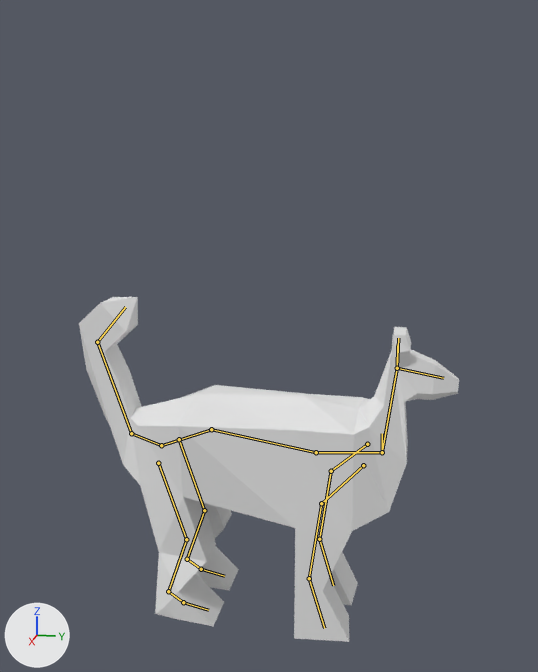
One commit to the Blender file Animations/Assets/Models/Dog/Dog.blend: the scene before it, then after it.
The view is the same before and after, from a camera (50 mm lens) standing at (12.8, 2.92, 5.58) and looking at (-0.63, 0.23, 2.22). Lighting does not change. The marker at lower left points along +X, +Y and +Z. The bones that bend it are drawn over the model as lines.
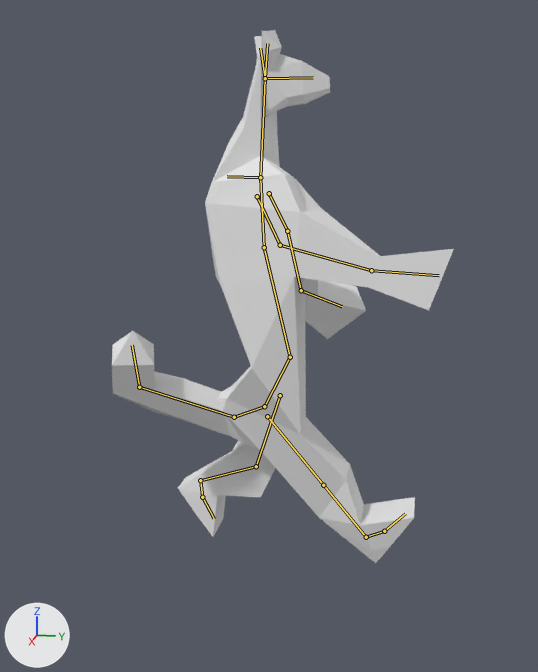
The newer file adds an action. The first version stands in its rest pose; the second is drawn at frame 21 of the action 'WalkBIpedal'.

What the commit changed:
Bone 'Base' (bone_base) turns from (0, 0, 0) to (90, 0, 0) degrees about its own x, y and z.
Bone 'Stomach' (bone_stomach) turns from (0, 0, 0) to (22, 0, 0) degrees about its own x, y and z.
Bone 'Chest' (bone_chest) turns from (0, 0, 0) to (-24, 0, 0) degrees about its own x, y and z.
Bone 'Neck' (bone_neck) turns from (0, 0, 0) to (-85, 4, -23) degrees about its own x, y and z.
Bone 'Head' (bone_head) turns from (0, 0, 0) to (3, 1, -20) degrees about its own x, y and z.
Bone 'Collar.l' (bone_collar_l) turns from (0, 0, 0) to (-44, -38, 11) degrees about its own x, y and z.
Bone 'Collar.r' (bone_collar_r) turns from (0, 0, 0) to (20, 22, -3) degrees about its own x, y and z.
Bone 'Pelvis' (bone_pelvis) turns from (0, 0, 0) to (-48, 0, 0) degrees about its own x, y and z.
Bone 'TailMid' (bone_tailmid) turns from (0, 0, 0) to (2, -9, -28) degrees about its own x, y and z.
Bone 'ik-Arm.r' (bone_ik_arm_r) moves from (0.0, 0.0, 0.0) to (0.36, -5.67, 3.95).
Bone 'ik-Arm.r' (bone_ik_arm_r) turns from (0, 0, 0) to (90, 0, 0) degrees about its own x, y and z.
Bone 'ik-leg.l' (bone_ik_leg_l) moves from (0.0, 0.0, 0.0) to (0.0, -1.81, -0.25).
Bone 'ik-leg.l' (bone_ik_leg_l) turns from (0, 0, 0) to (-62, 0, 0) degrees about its own x, y and z.
Bone 'ik-leg.r' (bone_ik_leg_r) moves from (0.0, 0.0, 0.0) to (0.0, -2.25, 3.73).
Bone 'ik-leg.r' (bone_ik_leg_r) turns from (0, 0, 0) to (3, 0, 0) degrees about its own x, y and z.
Bone 'ik-Arm.l' (bone_ik_arm_l) moves from (0.0, 0.0, 0.0) to (-1.81, -5.12, 1.77).
Bone 'ik-Arm.l' (bone_ik_arm_l) turns from (0, 0, 0) to (90, 0, 0) degrees about its own x, y and z.

Location of each change, (x1, y1, x2, y2) in pixels of the pictures (538 x 672 px):
'Cube', posed (10% narrower, 54% taller): before (79, 297, 459, 642); after (112, 30, 454, 563)
bone 'Stomach', root to tip: before (211, 429) to (316, 452); after (290, 357) to (264, 247)
bone 'Chest', root to tip: before (316, 452) to (382, 452); after (264, 247) to (260, 177)
bone 'Neck', root to tip: before (382, 452) to (397, 368); after (260, 177) to (265, 78)
bone 'Head', root to tip: before (397, 368) to (443, 378); after (265, 78) to (313, 77)
bone 'Collar.l', root to tip: before (367, 444) to (331, 471); after (269, 193) to (287, 231)
bone 'Collar.r', root to tip: before (363, 465) to (321, 503); after (257, 196) to (280, 245)
bone 'Pelvis', root to tip: before (211, 429) to (161, 445); after (290, 357) to (264, 406)
bone 'TailMid', root to tip: before (131, 433) to (97, 342); after (234, 417) to (139, 387)
